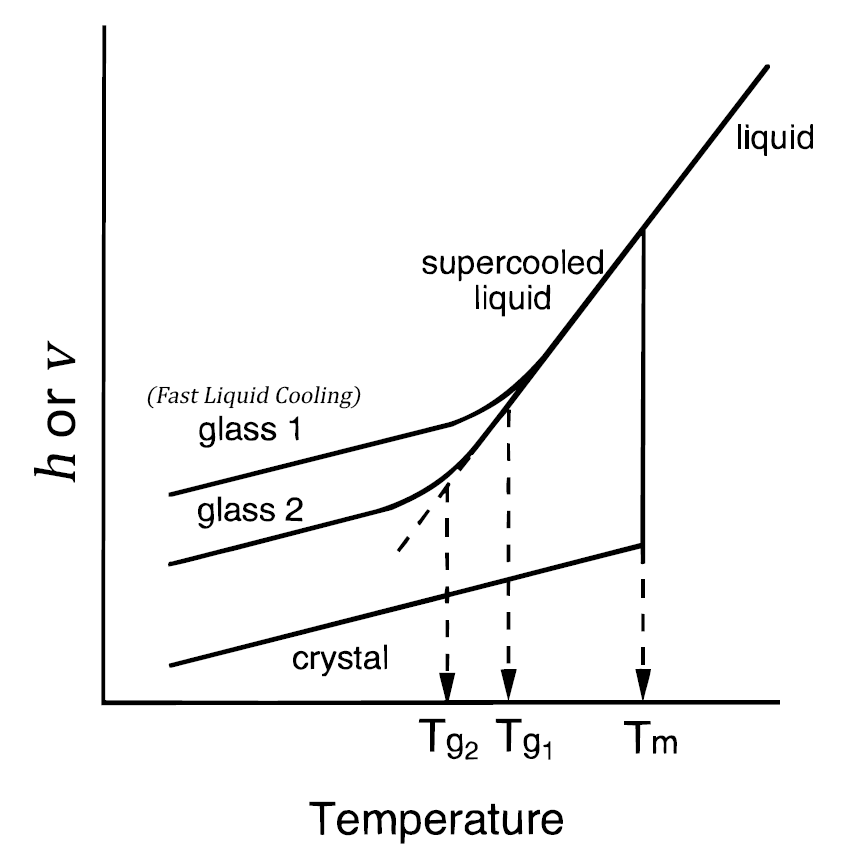
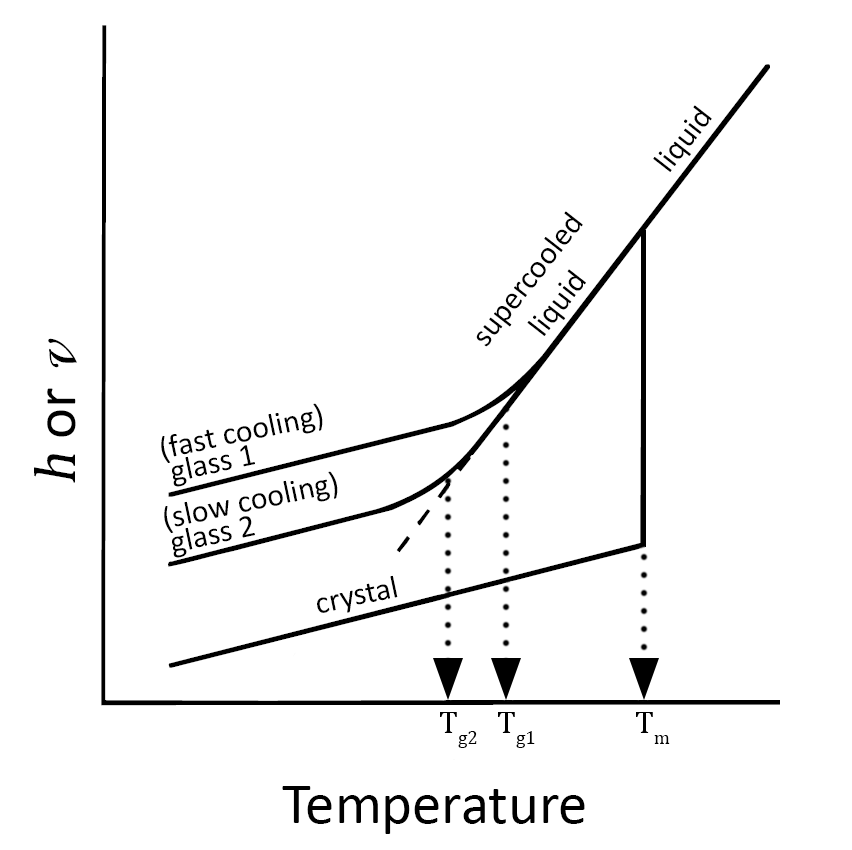
Layered file, before and after one edit (852x850). Changes by layer:
removed layer "(Fast Liquid Cooling)" over [147, 386, 361, 409]
added layer "Tg2" above "Tg2 Line" over [440, 712, 477, 748]
added layer "Tg2 Line" above "Tg2 Arrow" over [443, 477, 453, 684]
added layer "Tg2 Arrow" above "Tg1" over [433, 658, 463, 700]
added layer "Tg1" above "Tg1 Line" over [498, 712, 535, 748]
added layer "Tg1 Line" above "Tg1 Arrow" over [501, 405, 511, 684]
added layer "Tg1 Arrow" above "Tm" over [491, 658, 521, 700]
added layer "Tm" above "Tm Line" over [636, 712, 670, 744]
added layer "Tm Line" above "Tm Arrow" over [639, 552, 649, 669]
added layer "Tm Arrow" above "(fast cooling)" over [629, 658, 659, 700]
added layer "(fast cooling)" above "(slow cooling)" over [161, 403, 323, 463]
added layer "(slow cooling)" above "crystal" over [164, 471, 338, 533]
added layer "crystal" above "glass 2" over [317, 575, 398, 613]
added layer "glass 2" above "glass 1" over [172, 516, 255, 558]
added layer "glass 1" above "supercooled liquid" over [172, 445, 255, 487]
added layer "supercooled liquid" above "liquid" over [476, 211, 586, 347]
added layer "liquid" above "Temperature" over [653, 105, 712, 172]
added layer "Temperature" above "h or v" over [282, 786, 585, 834]
painted on "h or v" over [47, 338, 77, 370]
added layer "ReinforceLine02" above "ReinforceLine01" over [641, 236, 642, 352]
added layer "ReinforceLine01" above "Old X-Axis" over [645, 230, 646, 547]
added layer "Old X-Axis" above "Old Y-Axis" over [283, 786, 585, 844]
added layer "Remove Arrows" above "Remove Labels" over [433, 404, 659, 702]
added layer "Remove Labels" above "Layer 1" over [175, 112, 813, 760]
